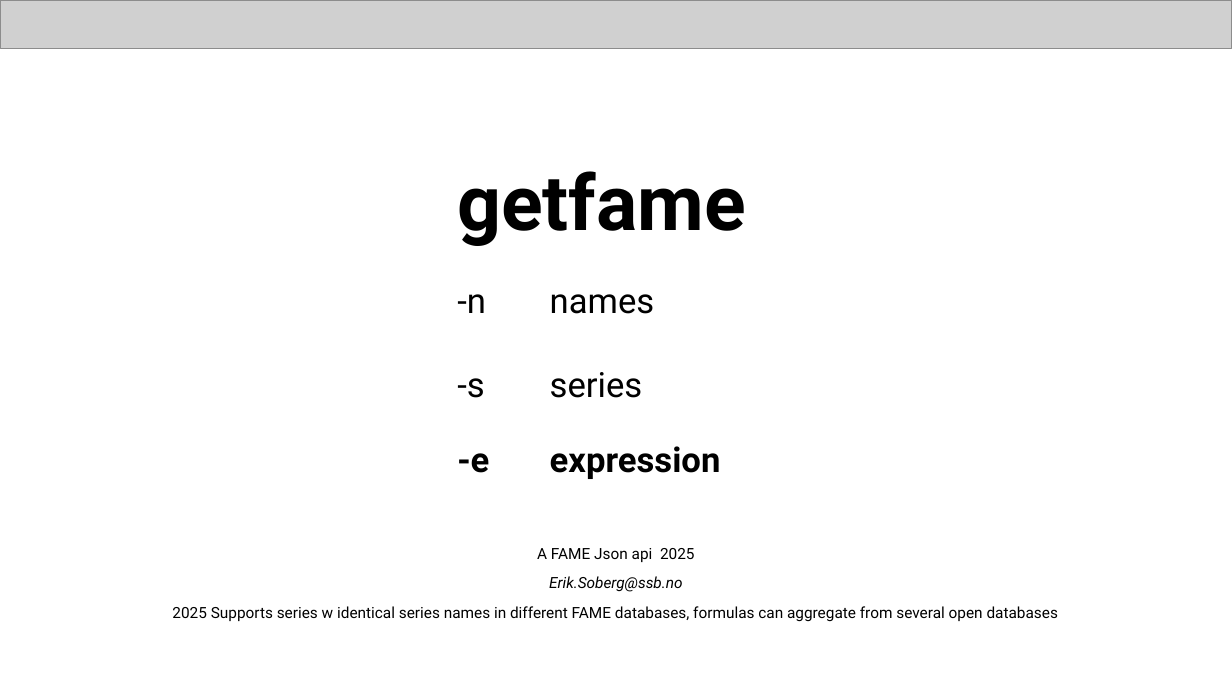
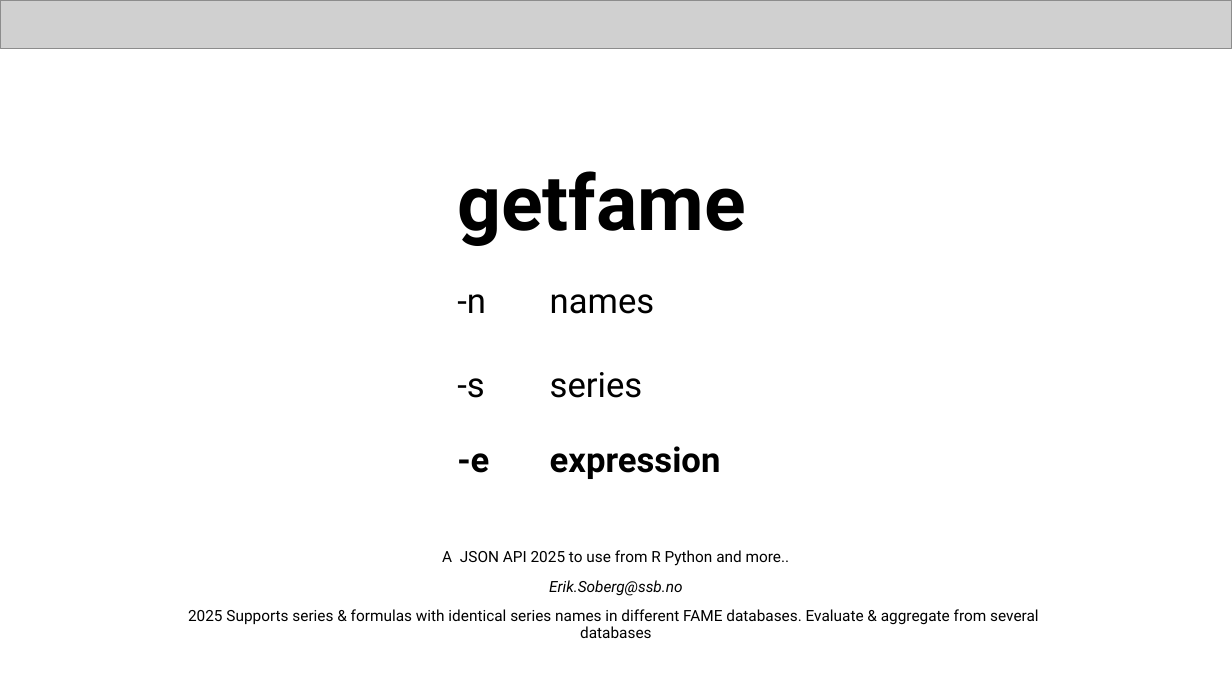
Before and after one commit to eriksoeb/getfame, a slide deck: slide 2 of getfame.pptx (slide 1 before the commit). Drawn at 1232x693 pixels with LibreOffice and Linux fonts; fonts in the diff are those of the drawing; grey boxes stand for pictures. Boxes give left, top, right and bottom in pixels: in the first picture for what was removed or moved away, otherwise in the second. Text is boxed around its words. In the diff, an @@ line names an element or a change of style, - is before the commit and + after.

```diff
--- a/getfame.pptx
+++ b/getfame.pptx
@@ subtitle at bbox=[442, 550, 790, 566]: text changed @@
-A FAME Json api 2025
+A JSON API 2025 to use from R Python and more..
@@ subtitle at bbox=[188, 609, 1039, 638]: text changed @@
-2025 Supports series w identical series names in different FAME databases, formulas can aggregate from several open databases
+2025 Supports series & formulas with identical series names in different FAME databases. Evaluate & aggregate from several databases
```
Also in this commit, not shown: 12 other slides changed, 2 slides added, 3 slides removed, 1 other file.
